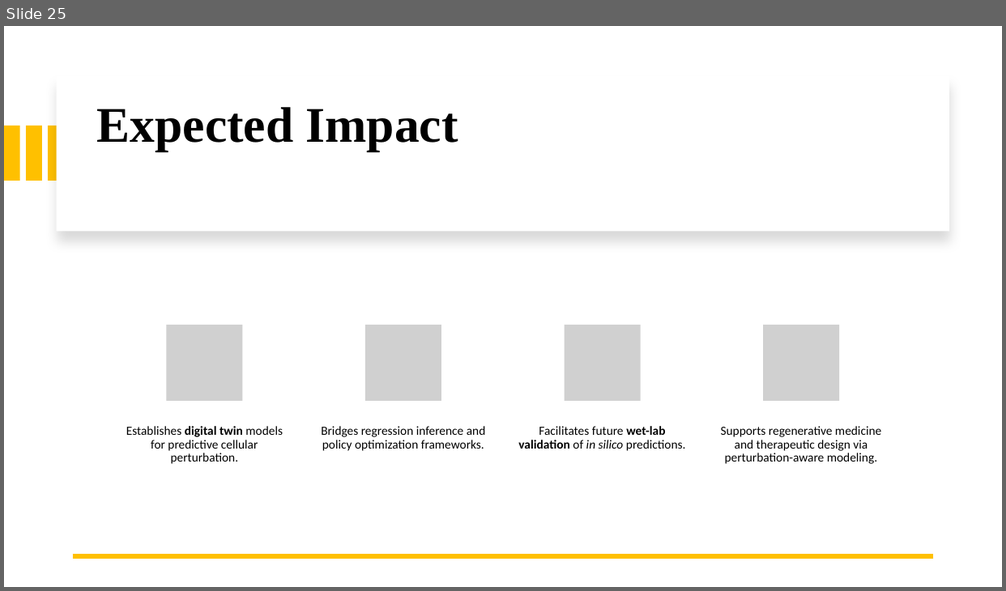
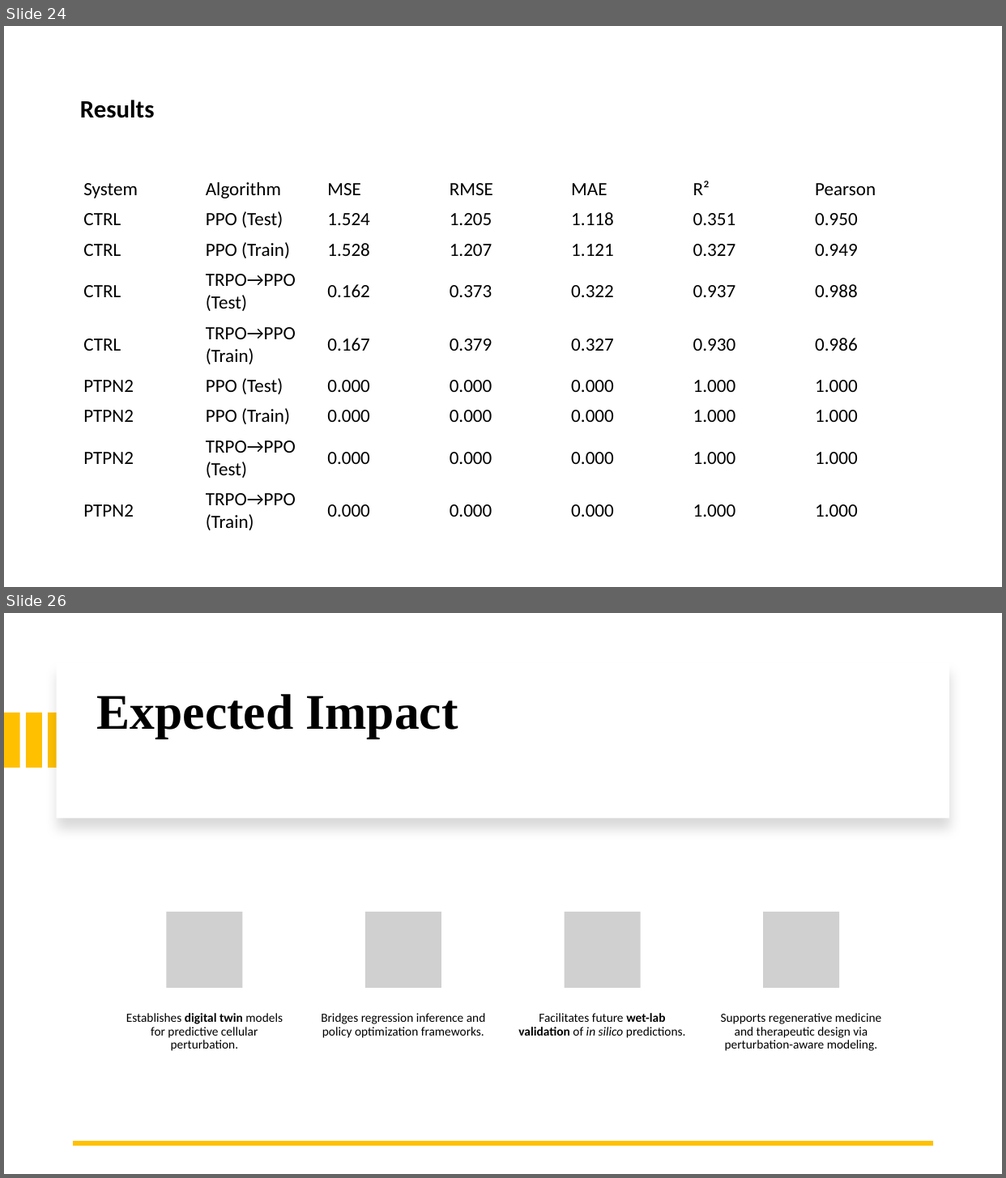
Before and after one commit to boabangf/GNN_RL_gene_trajectory_perturbation, a slide deck: ppt slides for omic codeathon (1) (1).pptx. Shown one above the other, each under a label of ours: slide 25 before the commit, slides 24 and 26 after it; the slides between them are not shown. The pictures are 1006x591 and 1006x1178 pixels, drawn with LibreOffice and Linux fonts; fonts in the diff are those of the drawing; grey boxes stand for pictures. Boxes give left, top, right and bottom in pixels: in the first picture for what was removed or moved away, otherwise in the second. Text is boxed around its words. In the diff, an @@ line names an element or a change of style, - is before the commit and + after.

```diff
--- a/ppt slides for omic codeathon (1) (1).pptx
+++ b/ppt slides for omic codeathon (1) (1).pptx
@@ slide 24 added at [4, 26, 1002, 587], background #FFFFFF @@
@@ title added at [80, 100, 155, 118], 24 pt, text #000000, bold @@
+Results
@@ table added at [77, 174, 931, 534], 9 rows, 7 columns @@
+System | Algorithm | MSE | RMSE | MAE | R² | Pearson
+CTRL | PPO (Test) | 1.524 | 1.205 | 1.118 | 0.351 | 0.950
+CTRL | PPO (Train) | 1.528 | 1.207 | 1.121 | 0.327 | 0.949
+CTRL | TRPO→PPO (Test) | 0.162 | 0.373 | 0.322 | 0.937 | 0.988
+CTRL | TRPO→PPO (Train) | 0.167 | 0.379 | 0.327 | 0.930 | 0.986
+PTPN2 | PPO (Test) | 0.000 | 0.000 | 0.000 | 1.000 | 1.000
+PTPN2 | PPO (Train) | 0.000 | 0.000 | 0.000 | 1.000 | 1.000
+PTPN2 | TRPO→PPO (Test) | 0.000 | 0.000 | 0.000 | 1.000 | 1.000
+PTPN2 | TRPO→PPO (Train) | 0.000 | 0.000 | 0.000 | 1.000 | 1.000
@@ what was slide 25 is now slide 26 @@
```
Also in this commit, not shown: 4 slides changed, 1 other slide added, 1 slide removed.
